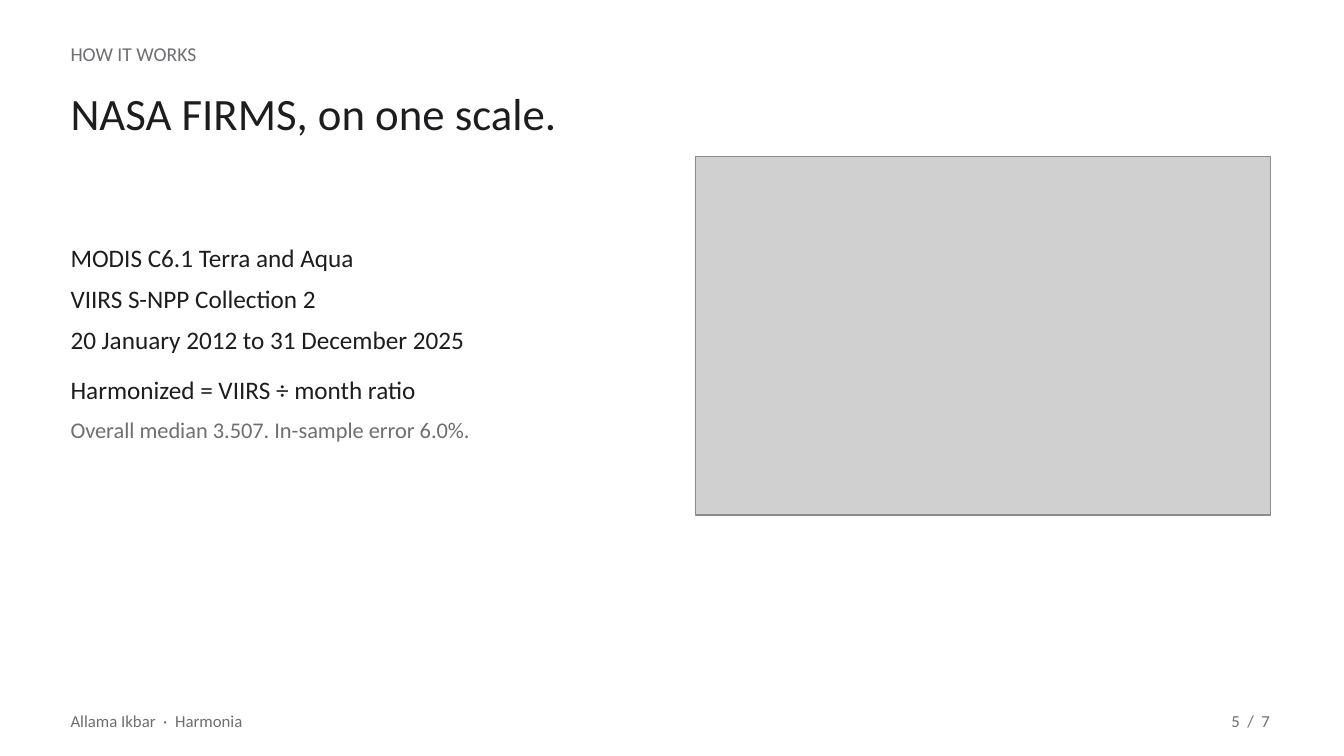
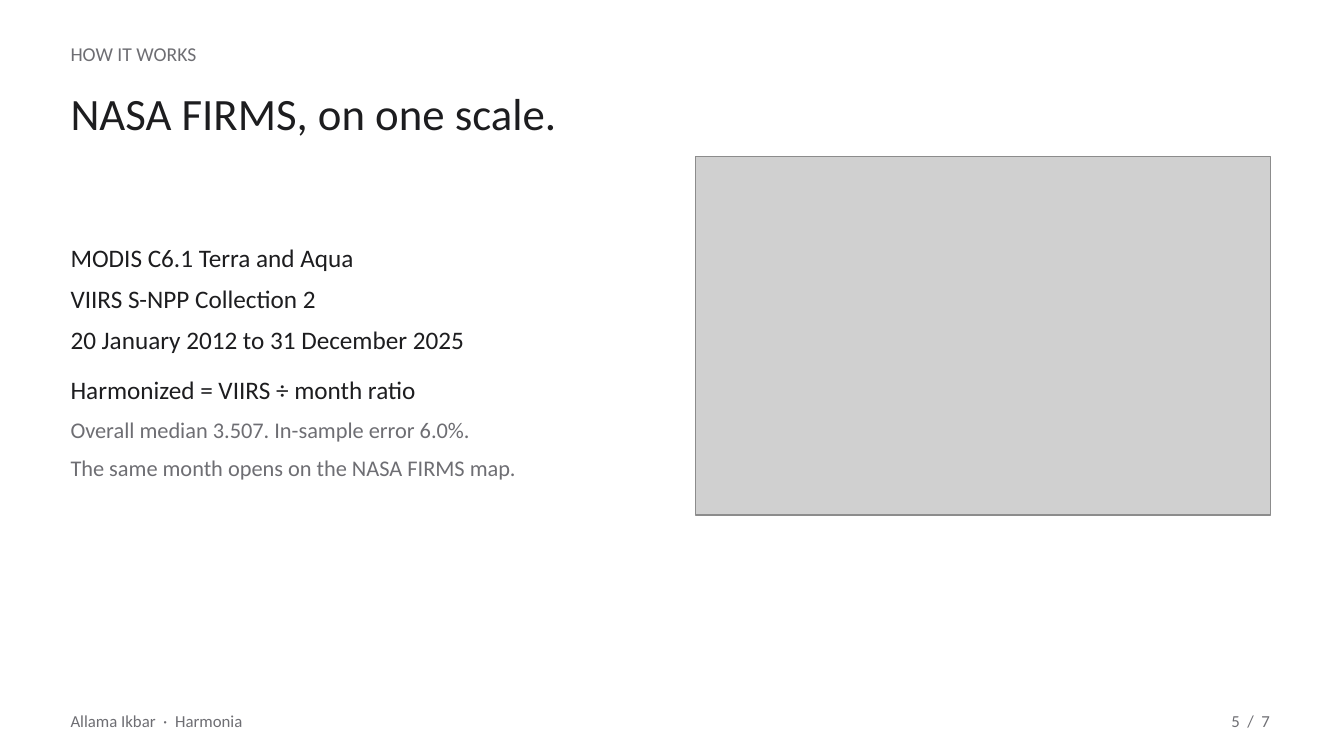
Before and after one commit to marjan-ahmed/harmonia-nsac26, a slide deck: slide 5 of public/Harmonia-Allama-Ikbar.pptx. Drawn at 1344x756 pixels with LibreOffice and Linux fonts; fonts in the diff are those of the drawing; grey boxes stand for pictures. Boxes give left, top, right and bottom in pixels: in the first picture for what was removed or moved away, otherwise in the second. Text is boxed around its words. In the diff, an @@ line names an element or a change of style, - is before the commit and + after.

Commit message:
Cite the FIRMS field guide and open the selected month on the FIRMS map.
Update the pitch and README so they match the day calendar and that map check.

```diff
--- a/public/Harmonia-Allama-Ikbar.pptx
+++ b/public/Harmonia-Allama-Ikbar.pptx
@@ text at box(71, 460, 516, 480): paragraph added @@
+The same month opens on the NASA FIRMS map.
```
Also in this commit, not shown: 5 other files.
